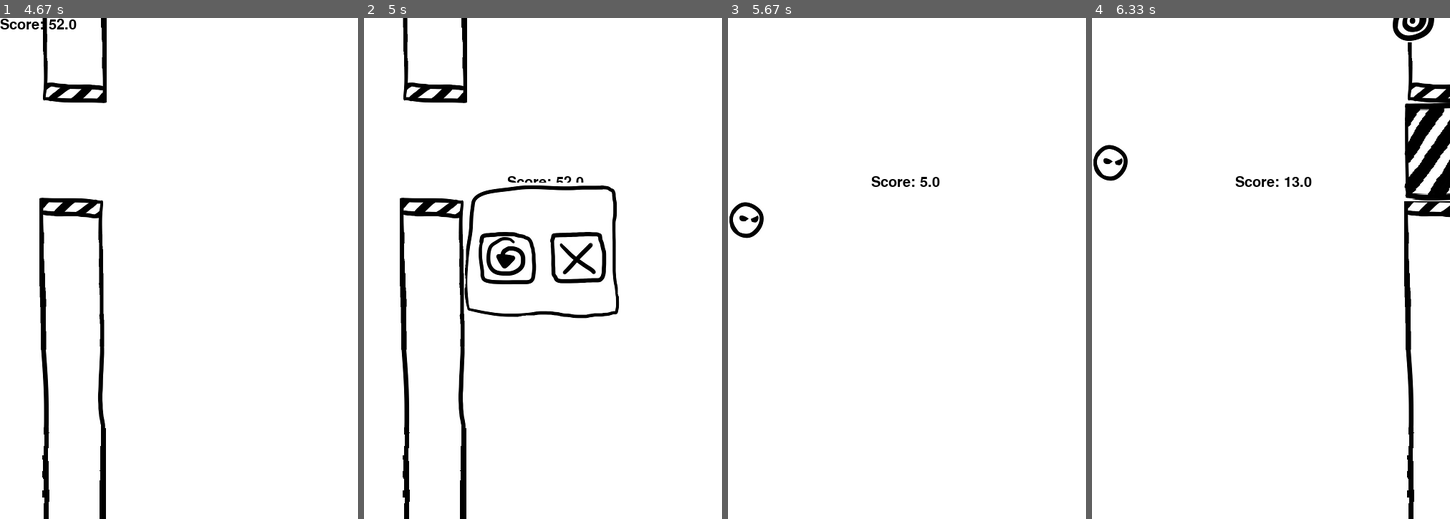
Above: before the commit, frames 1-4 (left to right).
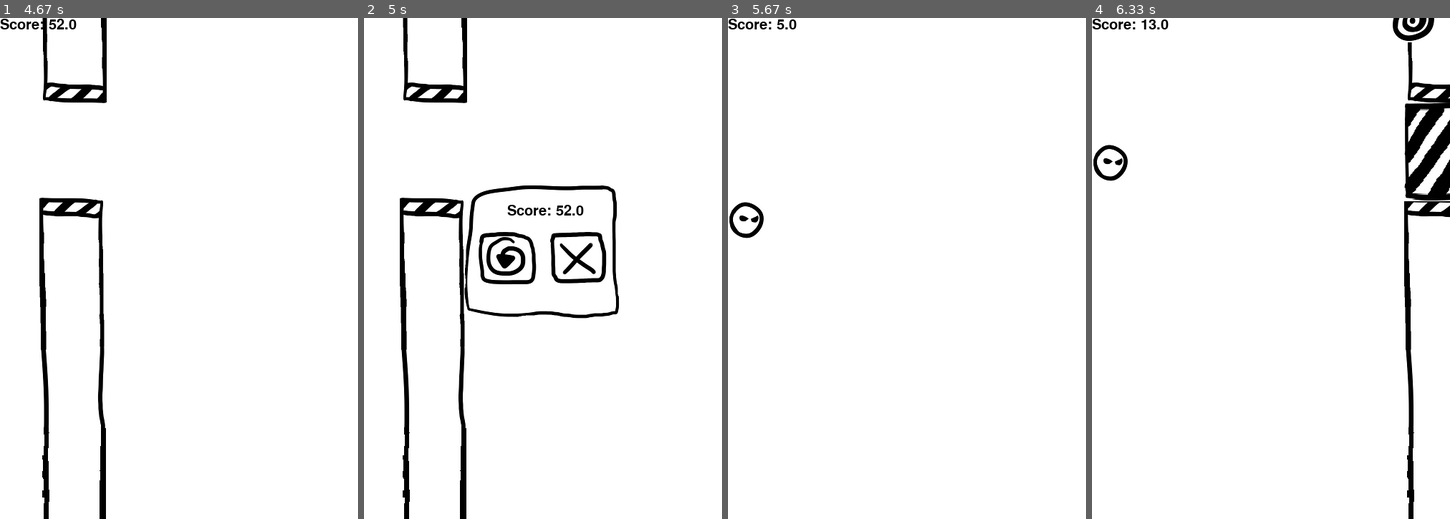
Above: after the commit, the same moments.

Repository: marx3512/FlappyBirdGame
Game: pygame game, started from flappyGame.py
Two runs of this game, one before a commit and one after it. Both use one fixed random seed, a clock stepped at 60 frames per second and the inputs below.
Inputs (mouse positions are in pixels of both pictures, inside the frame that each line leads up to):
- Up to frame 1 (4.67 s): press the mouse at (171, 328) at 0.37 s; move the mouse to (168, 228) at 0.47 s; release the mouse at (164, 133) at 0.6 s; tap Space at 0.67, 1.07, 1.37, 1.57, 1.9, 2.2, 2.4, 2.7, 2.97, 3.3, 3.6, 4.07 s; click (125, 38) at 3.72 s
- Up to frame 2 (5 s): no input
- Up to frame 3 (5.67 s): press the mouse at (899, 328) at 5.1 s; move the mouse to (881, 263) at 5.2 s; move the mouse to (867, 198) at 5.3 s; release the mouse at (867, 198) at 5.33 s; tap Space at 5.47 s
- Up to frame 4 (6.33 s): tap Space at 5.87, 6.17 s

Frame 1 is identical in both runs. In frame 2, 0.3% of the frame differs, in the area x 40-62%, y 31-40%; in frame 3, 0.4%; in frame 4, 0.4%, in the area x 0-62%, y 0-34%.

Commit message:
Finish game

Diff:
--- a/flappyGame.py
+++ b/flappyGame.py
@@ -64,6 +64,8 @@
     screen.blit(tubeUp, (posPipeX, posPipeY - 700))
     screen.blit(door, (posDoorX, posPipeY - 132))
     screen.blit(target, (posTargetX, (posTargetY - TargetYRandom)*(-1)))
+    screen.blit(scoreScreen, (posTableScoreX, posTableScoreY))
+
 
 def CreateText(msg, color, tam, x, y):
     font = pygame.font.SysFont(None, tam)
@@ -71,10 +73,11 @@
     screen.blit(texto1, [x, y])
 
 def managerScoreScreen(cond):
-    global posScoreX, posScoreY
+    global posScoreX, posScoreY, posTableScoreX, posTableScoreY
     if cond != "Acertei nada":
-        posScoreX, posScoreY = 200, 220
-        screen.blit(scoreScreen, (140, 230))
+        posScoreX, posScoreY = 200, 260
+        posTableScoreX, posTableScoreY = 140, 230
+        #screen.blit(scoreScreen, (140, 230))
         mx, my = pygame.mouse.get_pos()
         if pygame.mouse.get_pressed() == (1, 0, 0):
             if 160 <= mx and mx <= 240 and 300 <= my and my <= 370:
@@ -84,7 +87,7 @@
 
 def ResetGame():
     global posPlayerY, posPipeX, posPipeY, posDoorX, posDoorY, posTargetX, posTargetY, TargetYRandom, TargetYCalculation, score
-    global gravity, playerMoviment, death, createPipe, stop, exit
+    global gravity, playerMoviment, death, createPipe, stop, exit, posScoreX, posScoreY, posTableScoreX, posTableScoreY
     score = 0
     posPlayerY = 250
     gravity = 0.10
@@ -93,6 +96,8 @@
     posPipeX, posPipeY = 570, 250
     posDoorX, posDoorY = 570, 215
     posTargetX, posTargetY = 550, 30
+    posScoreX, posScoreY = 0, 0
+    posTableScoreX, posTableScoreY = -100, -300
     TargetYRandom = 0
     TargetYCalculation = 0
     createPipe = False
@@ -125,6 +130,7 @@
 posDoorX, posDoorY = 570, 215
 posTargetX, posTargetY = 550, 30
 posScoreX, posScoreY = 0, 0
+posTableScoreX, posTableScoreY = -100, -300
 TargetYRandom = 0
 TargetYCalculation = 0
 createPipe = False
